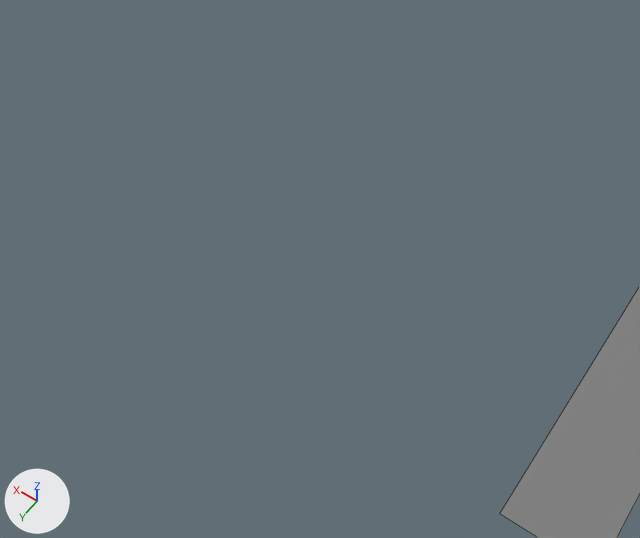
Before and after pictures for a commit that changed the Blender file assets/models/chunks/lucena.blend.
Both versions are drawn from a 50 mm lens placed at (-35.3, 78.9, 32.1), pointed at (-22.0, 60.2, 2.9). Lighting does not change. The marker at lower left points along +X, +Y and +Z. The first picture is the older version. Mesh edges are drawn as thin lines.

Names of what the first picture shows: 'Alley'.
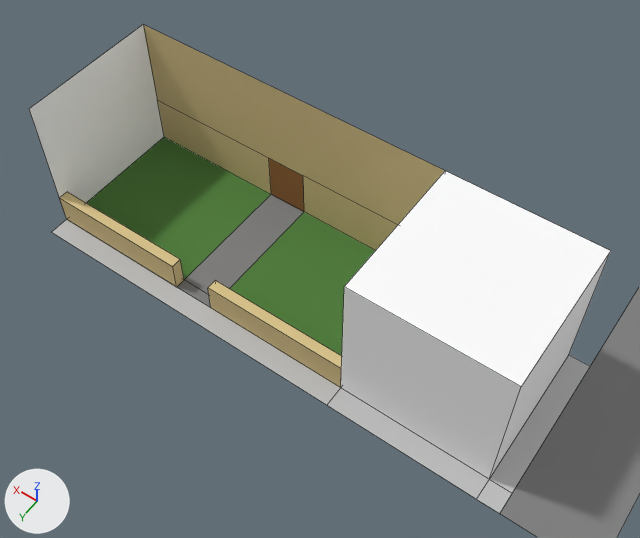
Changed parts and their boxes [x1, y1, x2, y2] in the pictures (640 x 538 px):
'Buildings', added: after [29, 25, 611, 514]
    faces in mat_white (white #ffffff): [29, 25, 611, 479]
    faces in mat_brownish (yellow #d8c28a): [143, 25, 445, 250]
    faces in mat_sidewalk_001 (light grey #bfbfbf): [52, 219, 590, 514]
    faces in mat_door (brown #996633): [269, 158, 304, 212]
'Garden', added: after [60, 137, 376, 388]
    faces in mat_grass (green #4f7f3a): [86, 137, 376, 356]
    faces in mat_wall (yellow #d8c28a): [60, 192, 342, 388]
    faces in mat_path (grey #808080): [177, 194, 304, 308]

What changed in the scene script:
```text
Add mat_door:
    mat_door = principled_material('Door')
    mat_door.base_color = (0.319, 0.133, 0.0331)  # brown #996633
    mat_door.roughness = 1.0
Add mat_brownish:
    mat_brownish = principled_material('Brownish')
    mat_brownish.base_color = (0.687, 0.539, 0.254)  # yellow #d8c28a
    mat_brownish.roughness = 1.0
Add mat_white:
    mat_white = principled_material('White')
    mat_white.base_color = (1.0, 1.0, 1.0)  # white #ffffff
    mat_white.roughness = 1.0
Add mat_sidewalk_001:
    mat_sidewalk_001 = principled_material('Sidewalk.001')
    mat_sidewalk_001.base_color = (0.521, 0.521, 0.521)  # light grey #bfbfbf
    mat_sidewalk_001.roughness = 1.0
Add mat_wall:
    mat_wall = principled_material('Wall')
    mat_wall.base_color = (0.687, 0.539, 0.254)  # yellow #d8c28a
    mat_wall.roughness = 1.0
Add mat_path:
    mat_path = principled_material('Path')
    mat_path.base_color = (0.216, 0.216, 0.216)  # grey #808080
    mat_path.roughness = 1.0
Add mat_grass:
    mat_grass = principled_material('Grass')
    mat_grass.base_color = (0.0782, 0.212, 0.0423)  # green #4f7f3a
    mat_grass.roughness = 1.0
Add me_plane_001:
    me_plane_001.from_pydata([(-7.0, -4.0, 0.0), (-7.0, -4.0, 7.0), (-7.0, 3.0, 0.0), (-7.0, 3.0, 7.0), (0.0, -4.0, 0.0), (0.0, 3.0, 0.0), (0.0, 3.0, 7.0), (0.0, -4.0, 7.0), (16.0, -4.0, 0.0), (16.0, -4.0, 7.0), (16.0, 3.0, 0.0), (16.0, 3.0, 7.0), (9.0, -4.0, 0.0), (7.0, -4.0, 0.0), (0.0, -4.0, 2.5), (16.0, -4.0, 2.5), (9.0, -4.0, 2.5), (7.0, -4.0, 2.5), (-7.0, 4.0, 0.0), (0.0, 4.0, 0.0), (16.0, 4.0, 0.0), (-8.0, -4.0, 0.0), (-8.0, 3.0, 0.0), (-8.0, 4.0, 0.0)], [], [(1, 7, 6, 3), (5, 2, 3, 6), (4, 5, 6, 7, 14), (16, 15, 8, 12), (2, 0, 1, 3), (17, 16, 12, 13), (14, 17, 13, 4), (9, 11, 10, 8, 15), (9, 15, 16, 17, 14, 7), (2, 5, 19, 18), (19, 5, 10, 20), (2, 18, 23, 22), (0, 2, 22, 21)])
    for i in [3, 6, 8]: me_plane_001.polygons[i].material_index = 1
    for i in [5]: me_plane_001.polygons[i].material_index = 2
    for i in [*range(9, 13)]: me_plane_001.polygons[i].material_index = 3
    me_plane_001.materials.append(mat_white)  # white #ffffff
    me_plane_001.materials.append(mat_brownish)  # yellow #d8c28a
    me_plane_001.materials.append(mat_door)  # brown #996633
    me_plane_001.materials.append(mat_sidewalk_001)  # light grey #bfbfbf
Add me_plane:
    me_plane.from_pydata([(-1.75, -1.0, 0.0), (0.0, -1.0, 0.0), (-1.75, 1.0, 0.0), (0.0, 1.0, 0.0), (-0.12, -1.0, 0.0), (-0.12, 1.0, 0.0), (-0.12, -1.0, 0.38), (0.0, -1.0, 0.38), (0.0, 1.0, 0.38), (-0.12, 1.0, 0.38), (-1.75, 0.13, 0.0), (0.0, 0.13, 0.0), (-0.12, 0.13, 0.0), (0.0, 0.13, 0.38), (-0.12, 0.13, 0.38), (-1.75, -0.12, 0.0), (0.0, -0.12, 0.0), (-0.12, -0.12, 0.0), (0.0, -0.12, 0.38), (-0.12, -0.12, 0.38)], [], [(11, 12, 17, 16), (10, 12, 5, 2), (14, 13, 8, 9), (17, 4, 6, 19), (11, 3, 8, 13), (5, 12, 14, 9), (15, 17, 12, 10), (0, 4, 17, 15), (6, 7, 18, 19), (1, 16, 18, 7), (19, 18, 16, 17), (13, 14, 12, 11)])
    for i in [*range(2, 6), *range(8, 12)]: me_plane.polygons[i].material_index = 1
    for i in [0, 6]: me_plane.polygons[i].material_index = 2
    me_plane.materials.append(mat_grass)  # green #4f7f3a
    me_plane.materials.append(mat_wall)  # yellow #d8c28a
    me_plane.materials.append(mat_path)  # grey #808080
Add ob_buildings:
    ob_buildings = bpy.data.objects.new('Buildings', me_plane_001)
    ob_buildings.location = (-25.0, 60.0, 0.0)
Add ob_garden:
    ob_garden = bpy.data.objects.new('Garden', me_plane)
    ob_garden.location = (-17.0, 63.0, 0.0)
    ob_garden.rotation_euler = (0.0, 0.0, 1.571)  # degrees (0, 0, 90)
    ob_garden.scale = (4.0, 8.0, 4.0)
```
